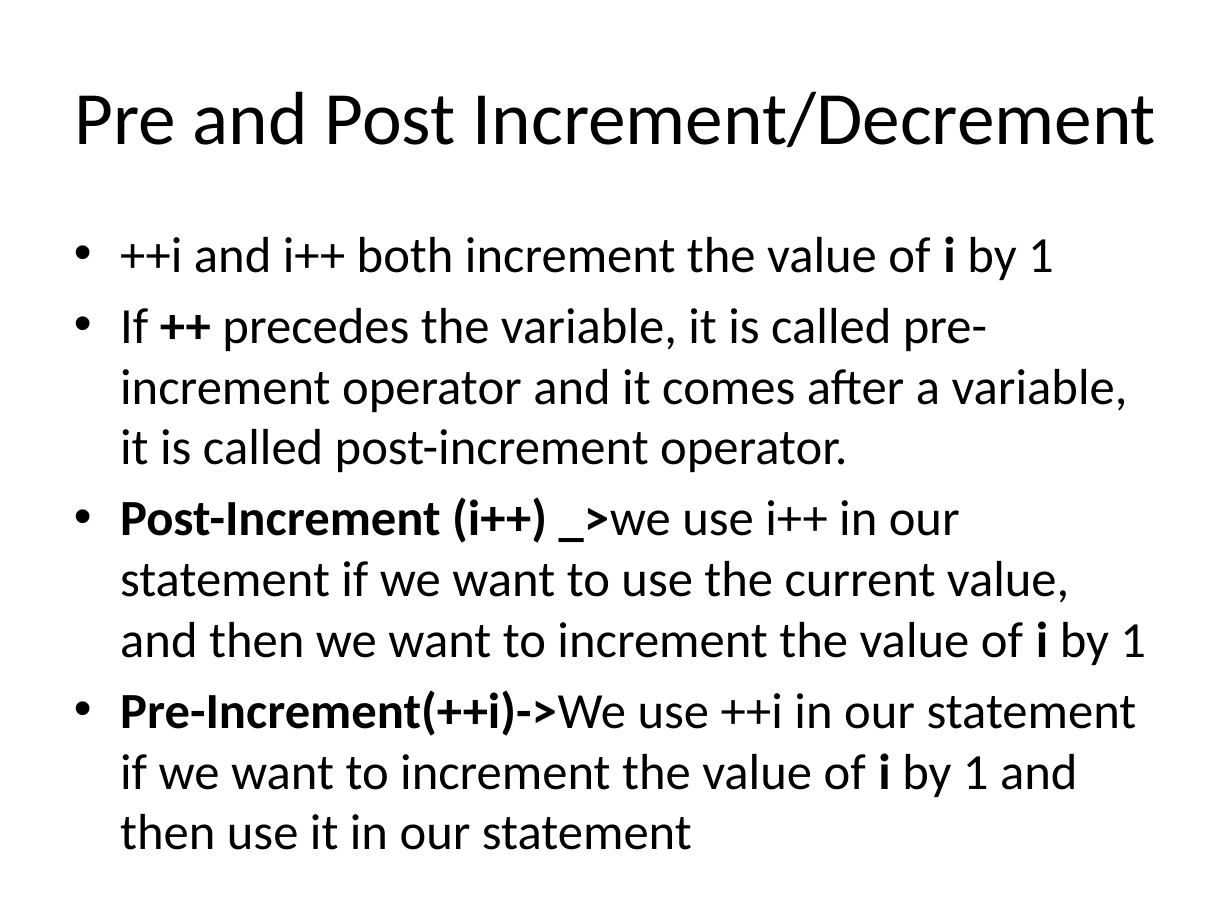
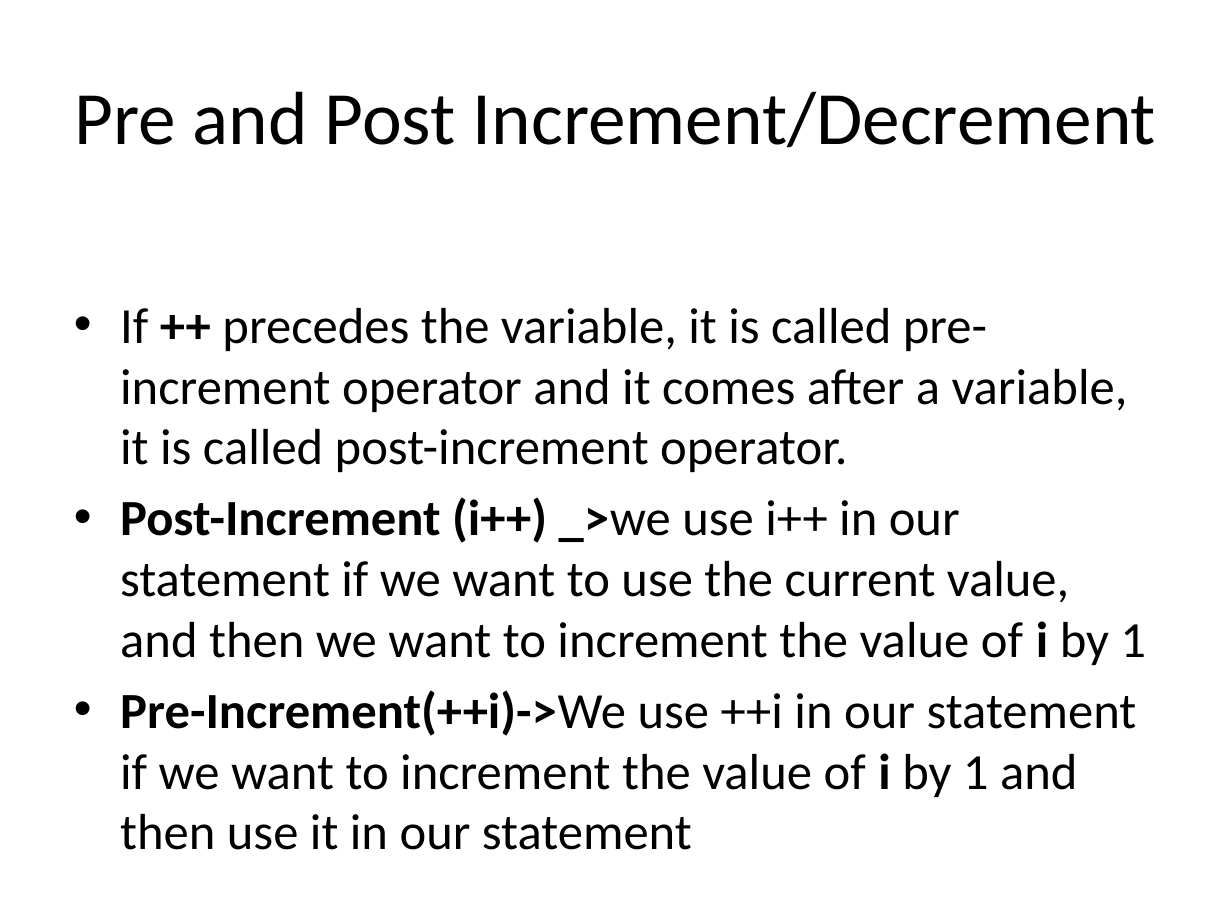
Before and after one commit to BesantJ2ee/Java_09_July_2022_10_30_Batch, a slide deck: slide 43 of PowerPoints/Module_3/Module3_Fundamental_of_Java_Programming.pptx. Drawn at 1232x924 pixels with LibreOffice and Linux fonts; fonts in the diff are those of the drawing. Boxes give left, top, right and bottom in pixels: in the first picture for what was removed or moved away, otherwise in the second. Text is boxed around its words. In the diff, an @@ line names an element or a change of style, - is before the commit and + after.

```diff
--- a/PowerPoints/Module_3/Module3_Fundamental_of_Java_Programming.pptx
+++ b/PowerPoints/Module_3/Module3_Fundamental_of_Java_Programming.pptx
@@ text at (x1=120, y1=236, x2=1054, y2=280): paragraph removed @@
-• ++i and i++ both increment the value of i by 1
```
Also in this commit, not shown: 4 other slides changed, 8 other files.
